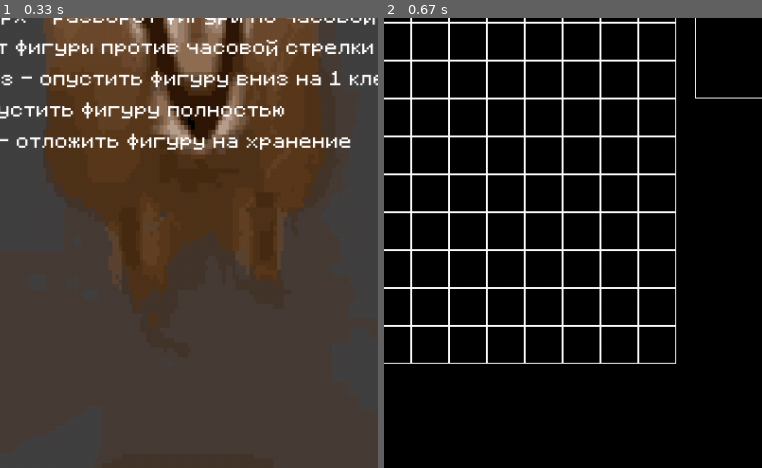
Above: before the commit, frames 1-2 (left to right).
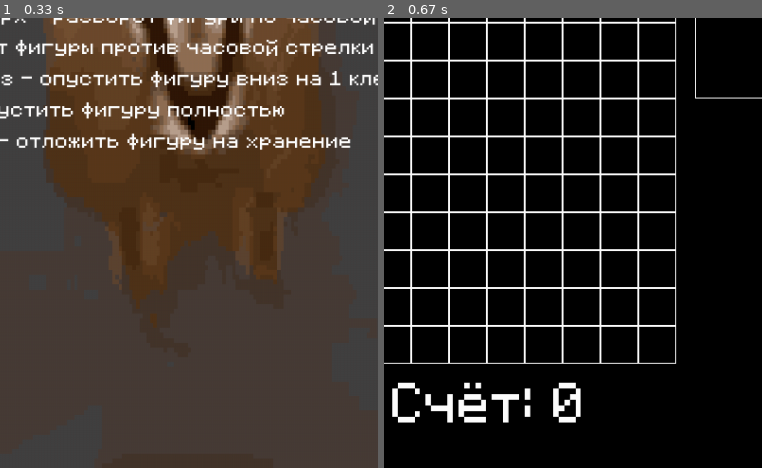
Above: after the commit, the same moments.

Repository: Nytrock/LyceumPygameProject
Game: pygame game, started from main.py
The game is run twice, just before and just after one commit, with the same random seed, the same clock (stepped at 60 frames per second) and the same inputs.
Inputs:
- Up to frame 1 (0.33 s): no input
- Up to frame 2 (0.67 s): hold Right from 0.33 s (still down)
The pictures show only the part of the screen within x 24-74%, y 50-100%; the shares and areas given below are measured in that part.

Frame 1 is identical in both runs. In frame 2, 1.6% of the frame differs, in the area x 2-53%, y 80-90%.

Commit message:
Добавлен счет и его увеличение

Diff:
--- a/main.py
+++ b/main.py
@@ -185,12 +185,17 @@
 
 
 def Check_Board():
+    num = 0
+    sl = {1: 40, 2: 100, 3: 300, 4: 1200}
     for i in range(len(board.board)):
         if 0 not in board.board[i]:
+            num += 1
             up = board.board[:i]
             down = board.board[i + 1:]
             board.board = list(map(lambda x: 0, board.board[i])) + up + down
-
+    if num:
+        return sl[num]
+    return 0
 
 
 def Create_Archive():
@@ -251,12 +256,12 @@
     pygame.time.set_timer(pygame.USEREVENT, 500)
 
     start_screen()
+    score = 0
 
     Main_Figure = Figure()
     Archive_Figure = None
     Next_Figure = Figure()
     Next_Figure.In_Next()
-    score = 0
     while running:
         font = pygame.font.Font("data/F77 Minecraft.ttf", 23)
         endGame = pygame.font.Font("data/F77 Minecraft.ttf", 47)
@@ -281,11 +286,13 @@
         screen.fill((0, 0, 0))
         if Main_Figure.Stop:
             if not Main_Figure.Lose():
-                Check_Board()
+                score += Check_Board()
                 Main_Figure = Figure(name=Next_Figure.name)
                 Next_Figure.Out_next()
                 Next_Figure = Figure()
                 Next_Figure.In_Next()
+                string_rendered = endGame.render("Счёт: " + str(score), True, pygame.Color('white'))
+                screen.blit(string_rendered, pygame.Rect(200, 860, 0, 0))
             else:
                 string_rendered = endGame.render("Вы проиграли", True, pygame.Color('white'))
                 screen.blit(string_rendered, pygame.Rect(100, 860, 0, 0))
@@ -297,6 +304,9 @@
         screen.blit(string_rendered, pygame.Rect(520, 40, 0, 0))
         string_rendered = font.render("Карман", True, pygame.Color('white'))
         screen.blit(string_rendered, pygame.Rect(600, 320, 0, 0))
+        if not Main_Figure.Stop:
+            string_rendered = endGame.render("Счёт: " + str(score), True, pygame.Color('white'))
+            screen.blit(string_rendered, pygame.Rect(200, 860, 0, 0))
         Figures_sprites.draw(screen)
         clock.tick(60)
         pygame.display.flip()
